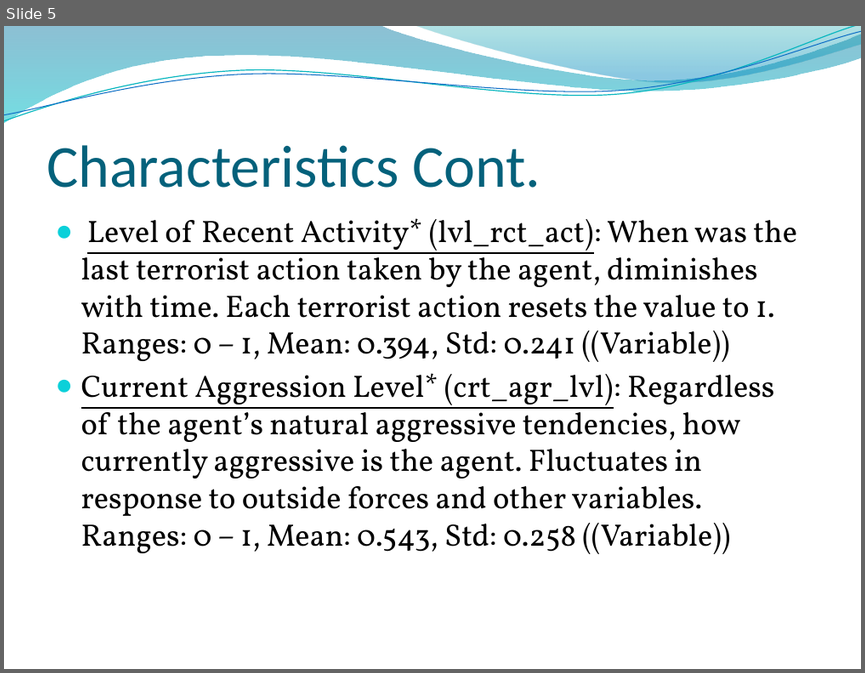
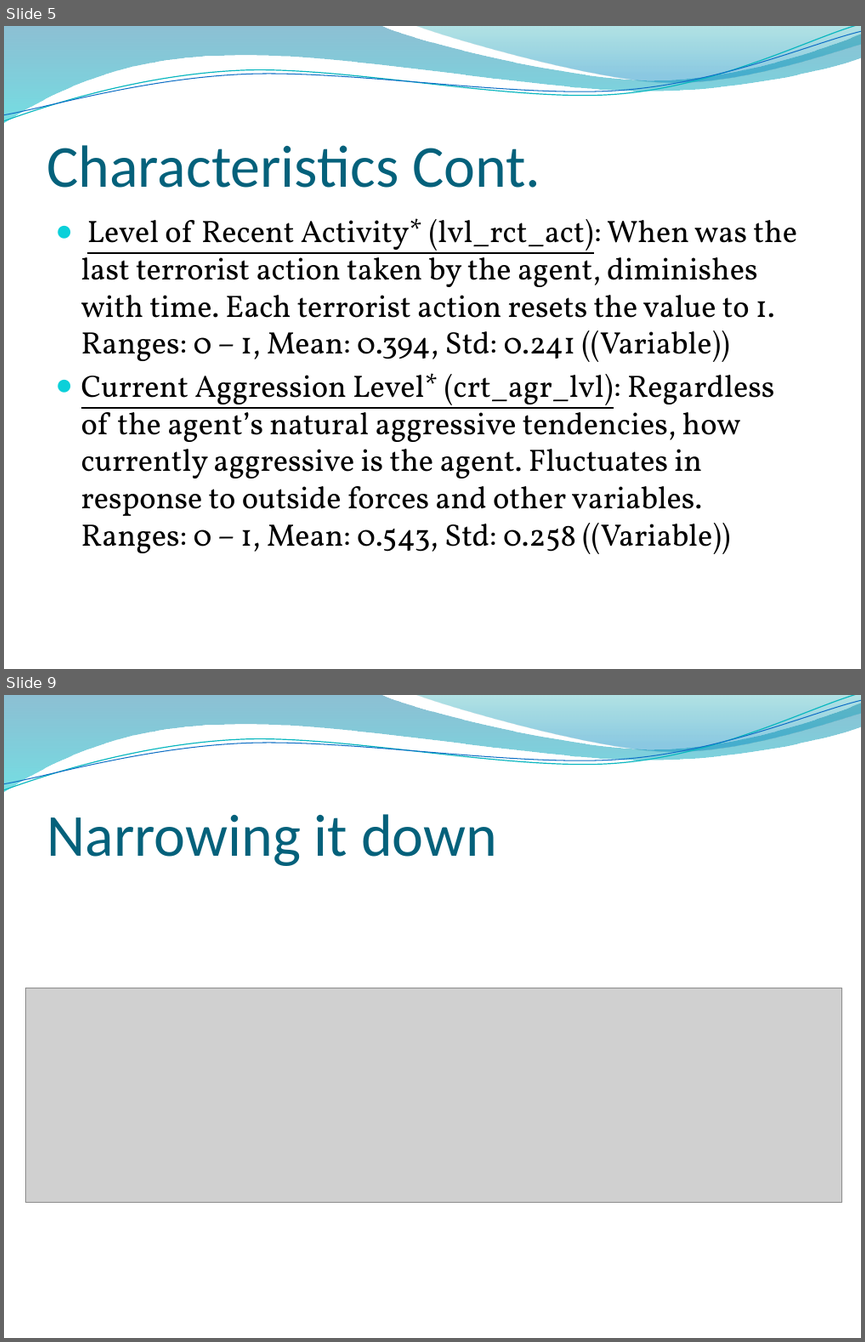
Before and after one commit to BlaHaws/Thinkful, a slide deck: CapstoneResearch/PredictingViolentThreat.pptx. Shown one above the other, each under a label of ours: slide 5 before the commit, slides 5 and 9 after it; the slides between them are not shown. The pictures are 865x673 and 865x1342 pixels, drawn with LibreOffice and Linux fonts; fonts in the diff are those of the drawing; grey boxes stand for pictures; background and template pictures are left out. Boxes give left, top, right and bottom in pixels: in the first picture for what was removed or moved away, otherwise in the second. Text is boxed around its words. In the diff, an @@ line names an element or a change of style, - is before the commit and + after.

```diff
--- a/CapstoneResearch/PredictingViolentThreat.pptx
+++ b/CapstoneResearch/PredictingViolentThreat.pptx
@@ slide 9 added at bbox=[4, 695, 861, 1338], background picture (left out); not listed: 4 template elements that a slide beside it also shows @@
@@ title added at bbox=[46, 814, 497, 866], 50 pt, text #04617B @@
+Narrowing it down
@@ picture added at bbox=[25, 988, 842, 1202] @@
```
Also in this commit, not shown: 4 slides changed, 2 other slides added.
